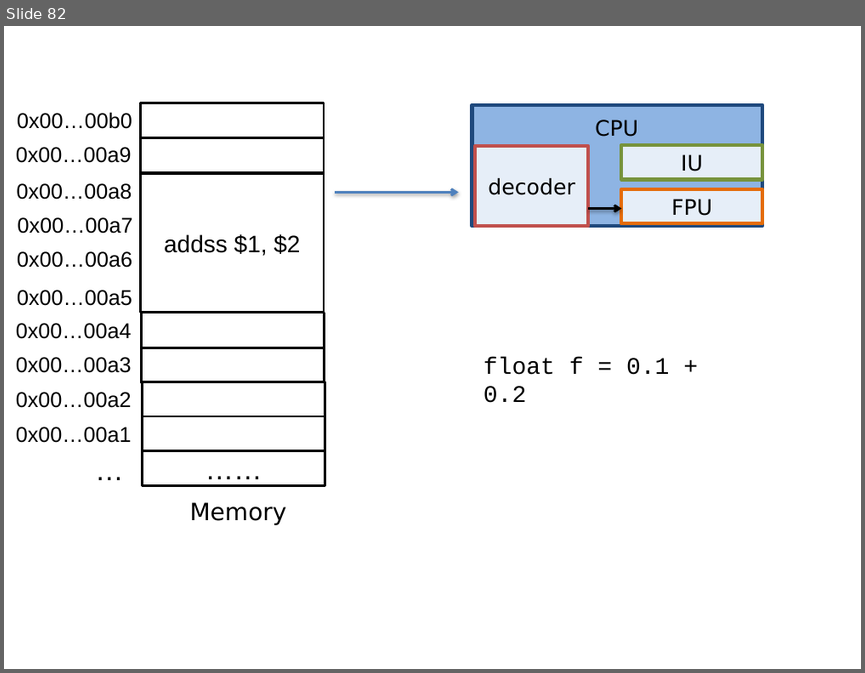
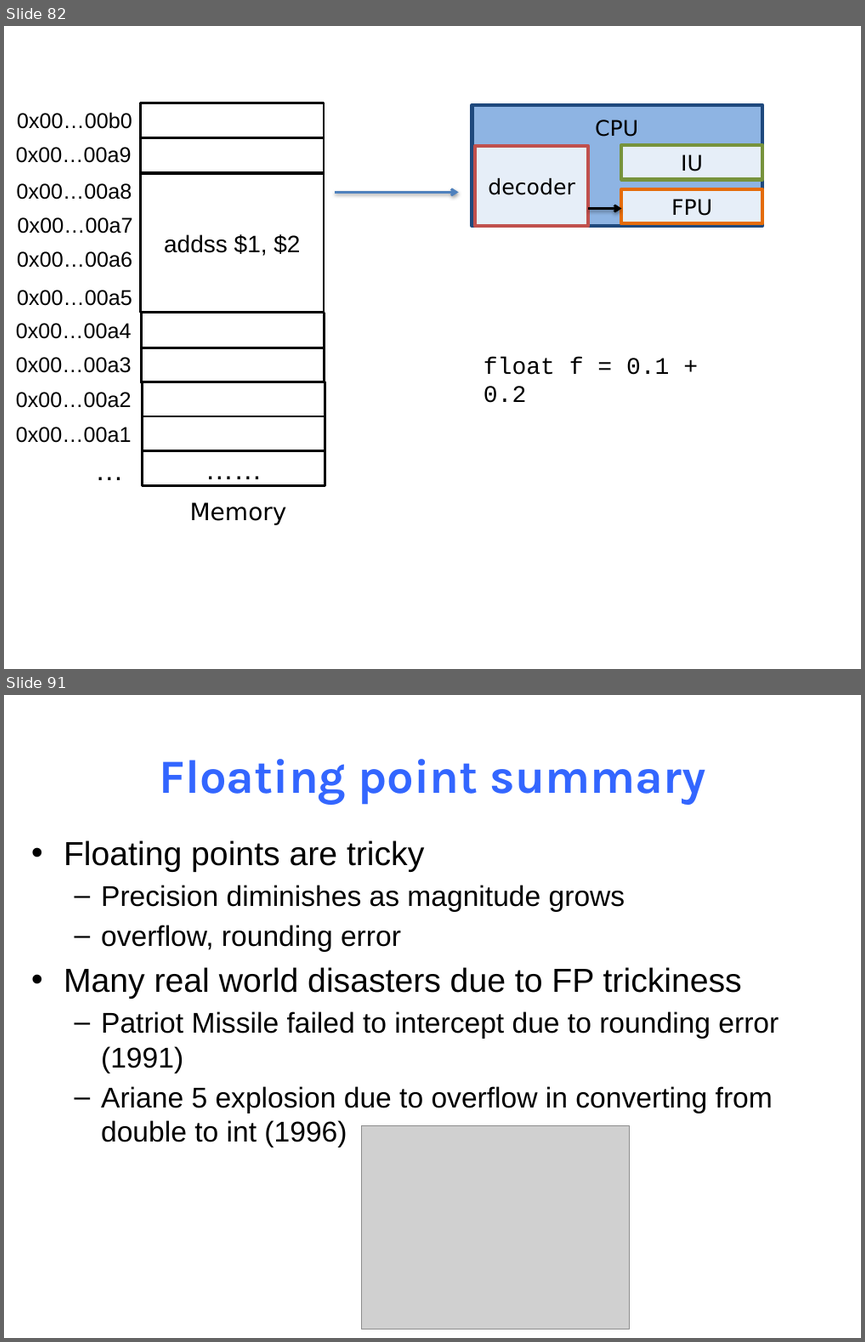
Before and after one commit to NYU-CSO/nyu-cso.github.io, a slide deck: notes/03-floats.pptx. Shown one above the other, each under a label of ours: slide 82 before the commit, slides 82 and 91 after it; the slides between them are not shown. The pictures are 865x673 and 865x1342 pixels, drawn with LibreOffice and Linux fonts; fonts in the diff are those of the drawing; grey boxes stand for pictures. Boxes give left, top, right and bottom in pixels: in the first picture for what was removed or moved away, otherwise in the second. Text is boxed around its words. In the diff, an @@ line names an element or a change of style, - is before the commit and + after.

```diff
--- a/notes/03-floats.pptx
+++ b/notes/03-floats.pptx
@@ slide 91 added at (4, 695, 861, 1338), background #FFFFFF @@
@@ title added at (160, 759, 706, 805), 40 pt, text #3366FF, bold @@
+Floating point summary
@@ text added at (64, 840, 778, 1147), 24 pt, text #000000 @@
+• Floating points are tricky
+  – Precision diminishes as magnitude grows
+  – overflow, rounding error
+• Many real world disasters due to FP trickiness
+  – Patriot Missile failed to intercept due to rounding error (1991)
+  – Ariane 5 explosion due to overflow in converting from double to int (1996)
@@ picture added at (361, 1125, 629, 1328) @@
```
Also in this commit, not shown: 8 other slides added, 1 other file.
